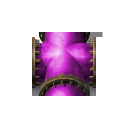
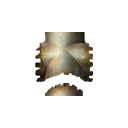
Two versions of the same layered image (128x128). Layer-by-layer changes:
hid "Layer 1" over [32,32,103,96]
